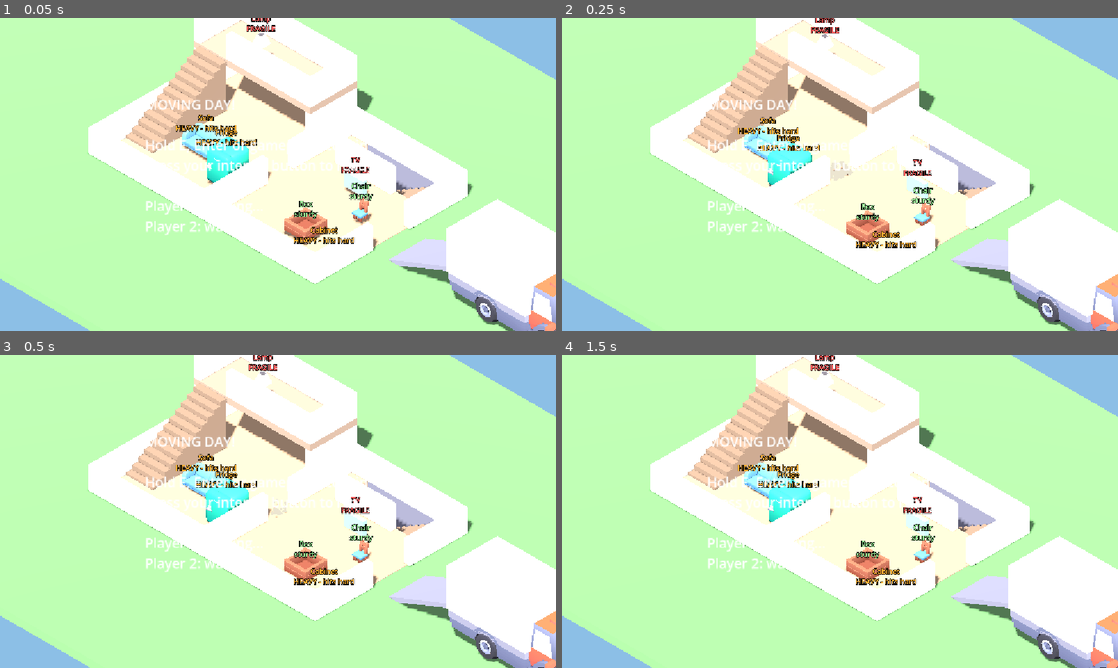
Above: before the commit, frames 1-4 (two rows, left to right).
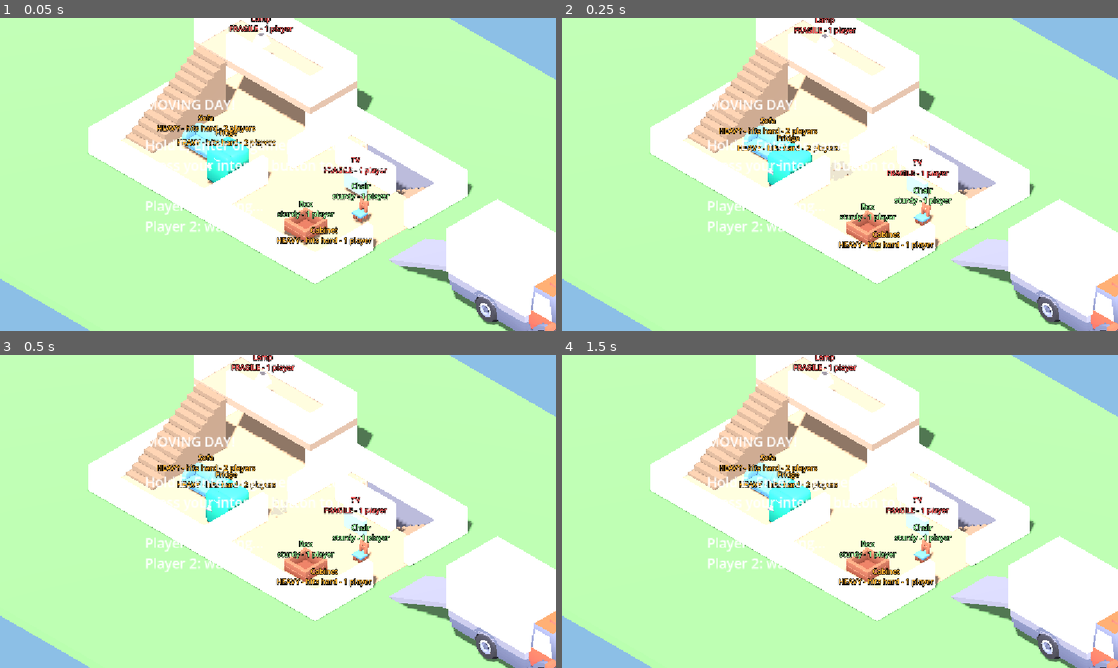
Above: after the commit, the same moments.

Repository: a-bagnall/MovingDay
Game: Godot game, scene res://scenes/levels/test_house.tscn
The game is run twice, just before and just after one commit, with the same random seed, the same clock (stepped at 60 frames per second) and the same inputs.
Inputs:
- Up to frame 1 (0.05 s): no input
- Up to frame 2 (0.25 s): no input
- Up to frame 3 (0.5 s): no input
- Up to frame 4 (1.5 s): tap Enter at 0.5 s; hold D 0.53-1.28 s; tap R at 0.6 s; tap Space at 1.25 s; hold S from 1.28 s (still down); tap E at 1.35 s

The runs differ from the first frame. In frame 1, 1.6% of the frame differs, in the area x 28-71%, y 2-73%; in frame 2, 1.6%; in frame 3, 1.6%; in frame 4, 1.6%.

Commit message:
fix(carry): stop the item trailing the holder and tame grip slipping
Damp the carry spring toward the holder's velocity so items no longer lag
a metre behind at running speed. That lag made the grip lock drag solo
carriers back and drained team grip while simply walking. The lock is now
a gentle capped rope, grip gets a 1s grace after grabbing, team limits are
looser, and labels say how many players an item needs.

Diff:
--- a/scripts/characters/player.gd
+++ b/scripts/characters/player.gd
@@ -122,7 +122,7 @@
 		_update_facing(horizontal, delta)
 	move_and_slide()
 	if held_furniture:
-		held_furniture.pull_holder(self)
+		held_furniture.pull_holder(self, delta)
 	_push_rigid_bodies()
 
 	if input_dir.length() > 0.5:
--- a/scripts/furniture/furniture.gd
+++ b/scripts/furniture/furniture.gd
@@ -17,8 +17,10 @@
 const MAX_STRAIN := 2.2       ## Grip further than this from the holder = auto-drop (e.g. a player pinned by a wall). Must exceed Player.reach (1.8) or far grabs drop instantly.
 ## Players are locked to the grip point they grabbed: each frame they are pulled
 ## back toward it, so the item's rotation swings them around and corners are hard.
-const LOCK_SLACK := 0.1       ## Distance from the grip a player can drift before being pulled back.
-const LOCK_STIFFNESS := 0.6   ## Fraction of the excess distance corrected per physics frame.
+const LOCK_SLACK := 0.3       ## Distance from the grip a player can drift before being pulled back.
+const LOCK_STIFFNESS := 0.3   ## Fraction of the excess distance corrected per physics frame.
+const LOCK_MAX_SPEED := 2.5   ## Cap (m/s) on how hard the lock can drag a player.
+const GRIP_GRACE := 1.0       ## Seconds after grabbing before grip can start to slip.
 const CARRY_SPEED_CAP := 0.7       ## Top speed multiplier while carrying alone.
 const COOP_SPEED_CAP := 0.95       ## Top speed multiplier when enough players share the load.
 ## Solo grip: a lone player holding something that needs two loses grip over time,
@@ -28,10 +30,10 @@
 const SLIP_PER_SWING := 0.25       ## Extra per rad/s the item spins.
 const SLIP_RECOVER := 0.6          ## Grip regained per second once properly staffed.
 ## Teams can lose grip too, but only through wild handling:
-const TEAM_SWING_FREE := 1.2       ## Spin (rad/s) a team can absorb without slipping.
-const TEAM_SLIP_PER_SWING := 0.35  ## Grip lost per second per rad/s above that.
-const TEAM_STRAIN_FREE := 0.7      ## Grip-to-holder stretch (m) a team can absorb.
-const TEAM_SLIP_PER_STRAIN := 0.5  ## Grip lost per second per metre above that.
+const TEAM_SWING_FREE := 1.8       ## Spin (rad/s) a team can absorb without slipping.
+const TEAM_SLIP_PER_SWING := 0.3   ## Grip lost per second per rad/s above that.
+const TEAM_STRAIN_FREE := 0.9      ## Grip-to-holder stretch (m) a team can absorb.
+const TEAM_SLIP_PER_STRAIN := 0.4  ## Grip lost per second per metre above that.
 const DAMAGE_SCALE := 0.5          ## Overall damage harshness (was 0.25).
 const FURNITURE_HIT_THRESHOLD := 0.6  ## Furniture-vs-furniture knocks count at this fraction of the threshold.
 const HOLD_GRAVITY_SCALE := 0.6   ## Gravity while fully lifted (1.0 = full weight, lower = floatier).
@@ -61,6 +63,7 @@
 var _size: Vector3
 var _holders: Dictionary = {}   # grip index (int) -> Player
 var _grip_strength := 1.0       ## 1 = secure, 0 = slips free. Only drains when under-staffed.
+var _grip_grace := 0.0
 var _damage_cooldown := 0.0
 var _flash := 0.0
 var _time := 0.0
@@ -127,7 +130,9 @@
 		_visual.add_child(mesh)
 
 	var label := Label3D.new()
-	label.text = "%s\n%s" % [data.display_name, _tier_text()]
+	# Say who can carry it, so it "makes sense" before anyone tries.
+	var who := "2 players" if data.players_required >= 2 else "1 player"
+	label.text = "%s\n%s - %s" % [data.display_name, _tier_text(), who]
 	label.modulate = _tier_color()
 	label.outline_size = 8
 	label.billboard = BaseMaterial3D.BILLBOARD_ENABLED
@@ -235,6 +240,7 @@
 
 	if _holders.is_empty():
 		_grip_strength = 1.0
+	_grip_grace = GRIP_GRACE
 	_holders[best_i] = player
 	player.held_furniture = self
 	add_collision_exception_with(player)
@@ -381,7 +387,11 @@
 		var target := _target_for(player, lift)
 		var point_velocity := linear_velocity + angular_velocity.cross(r)
 
-		var accel := data.carry_stiffness * (target - grip_world) - data.carry_damping * point_velocity
+		# Damp toward the holder's velocity, not toward standing still: otherwise the
+		# item trails a metre behind at running speed, which fought the grip lock
+		# and drained the grip while simply walking.
+		var accel := data.carry_stiffness * (target - grip_world) \
+			+ data.carry_damping * (player.velocity - point_velocity)
 		accel = accel.limit_length(MAX_CARRY_ACCEL)
 		apply_force(accel * mass / float(holder_count), r)
 
@@ -416,7 +426,7 @@
 ## Called by the player every physics frame after it has moved: drags the player
 ## back toward the grip point it grabbed, so it cannot walk away from the item
 ## or sidestep around it. Walls still block, which strains the grip.
-func pull_holder(player: Player) -> void:
+func pull_holder(player: Player, delta: float) -> void:
 	for i in _holders.keys():
 		if _holders[i] != player:
 			continue
@@ -425,12 +435,17 @@
 		var err := stand - player.global_position
 		var dist := err.length()
 		if dist > LOCK_SLACK:
-			player.move_and_collide(err / dist * (dist - LOCK_SLACK) * LOCK_STIFFNESS)
+			# A rope, not a vice: gentle, and capped so it can never out-pull walking.
+			var step := minf((dist - LOCK_SLACK) * LOCK_STIFFNESS, LOCK_MAX_SPEED * delta)
+			player.move_and_collide(err / dist * step)
 		return
 
 
 ## Returns true when the grip has given out and everyone should let go.
 func _update_grip(delta: float, strain: float) -> bool:
+	if _grip_grace > 0.0:
+		_grip_grace -= delta   # settling in after the grab: no slipping yet
+		return false
 	if _holders.size() >= data.players_required:
 		# A full team is steady, but wild swinging or players pulling apart
 		# still shakes the grip loose.
